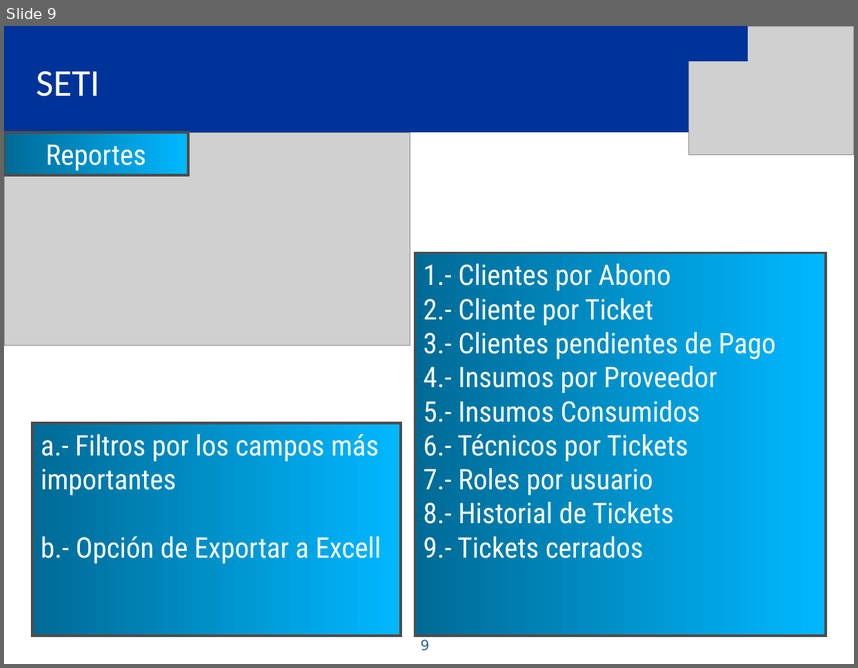
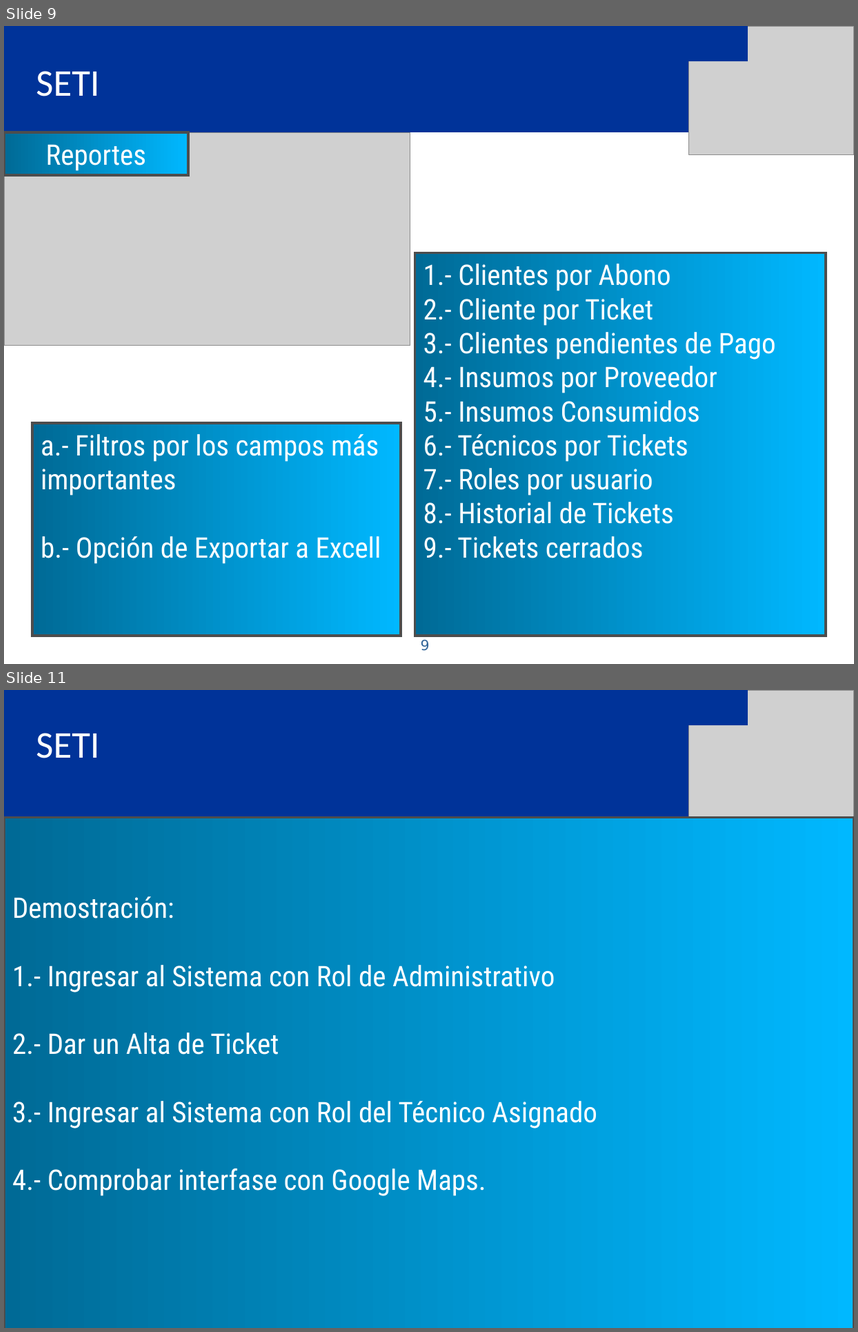
Before and after one commit to eallegretta/bagge, a slide deck: Documentation/06 Implementación y soporte/Entrega final/SETI_Presentación Final (MG - EA).ppt. Shown one above the other, each under a label of ours: slide 9 before the commit, slides 9 and 11 after it; the slides between them are not shown. The pictures are 858x668 and 858x1332 pixels, drawn with LibreOffice and Linux fonts; fonts in the diff are those of the drawing; grey boxes stand for pictures. Boxes give left, top, right and bottom in pixels: in the first picture for what was removed or moved away, otherwise in the second. Text is boxed around its words. In the diff, an @@ line names an element or a change of style, - is before the commit and + after.

```diff
--- a/Documentation/06 Implementación y soporte/Entrega final/SETI_Presentación Final (MG - EA).ppt
+++ b/Documentation/06 Implementación y soporte/Entrega final/SETI_Presentación Final (MG - EA).ppt
@@ slide 11 added at (4,690,854,1328), background #FFFFFF @@
@@ rectangle added at (4,690,854,818), fill #003399 @@
@@ rectangle added at (688,690,748,726), fill #003399 @@
@@ picture added at (689,690,854,818) @@
@@ text added at (36,733,99,758), 32 pt, text #FFFFFF @@
+SETI
@@ rectangle added at (4,818,854,1328), fill gradient #006A96 to #00B8FF, outline #4D4D4D 2.01 pt, 24 pt, text #FFFFFF @@
+Demostración:
+1.- Ingresar al Sistema con Rol de Administrativo
+2.- Dar un Alta de Ticket
+3.- Ingresar al Sistema con Rol del Técnico Asignado
+4.- Comprobar interfase con Google Maps.
```
Also in this commit, not shown: 1 other slide added, 1 other file.
